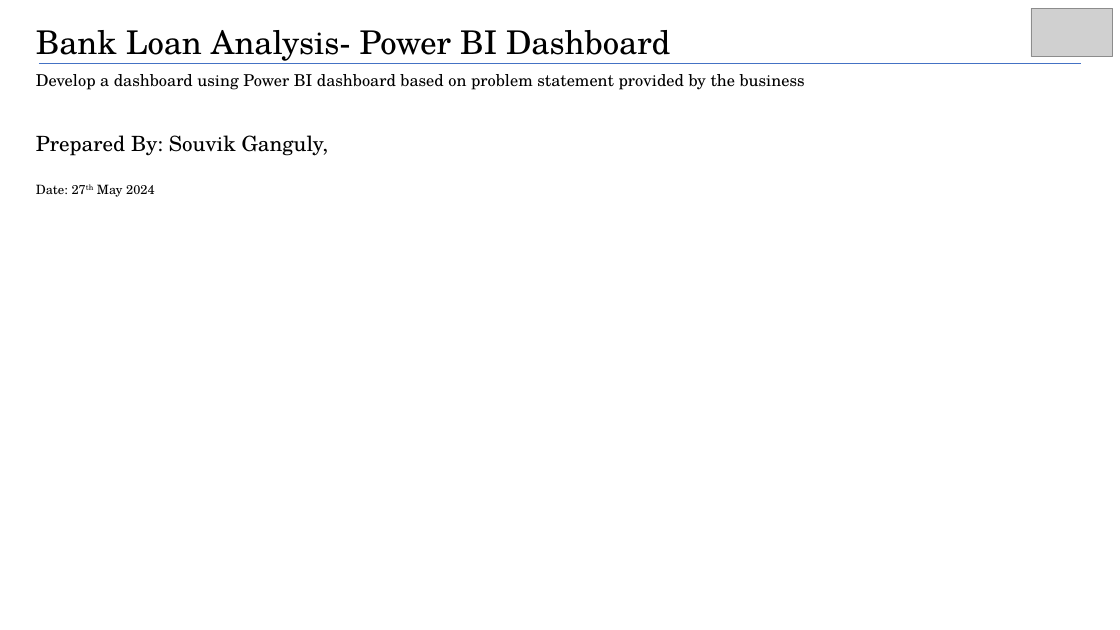
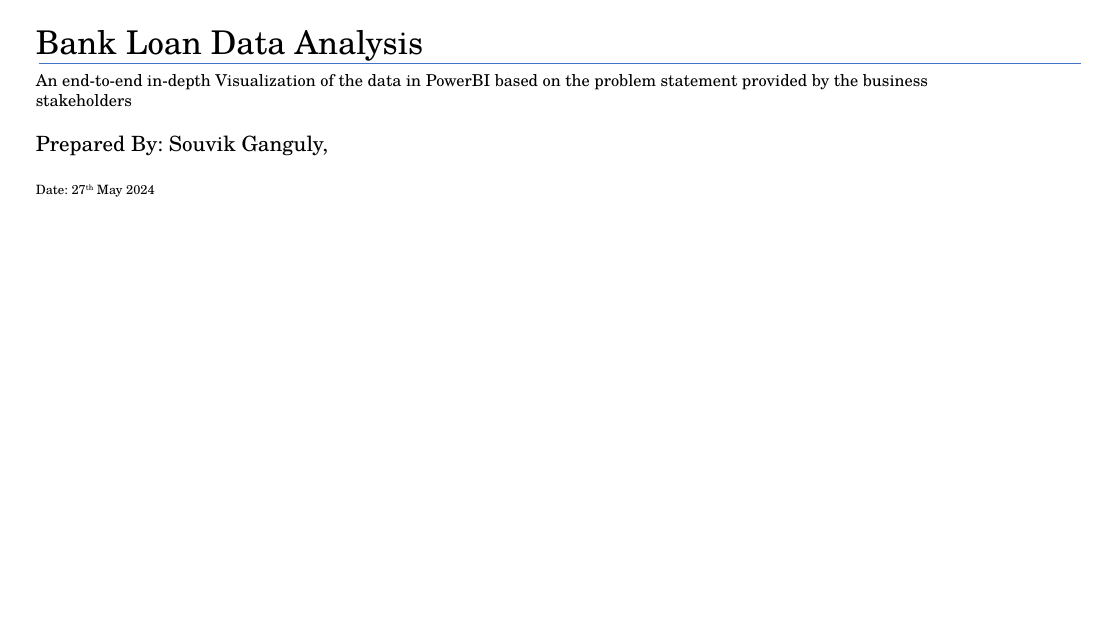
Before and after one commit to ds-souvik/Bank_Loan_Analysis_with_PowerBI_Dashboards, a slide deck: slide 1 of Loan Data Analysis and Dashboard Presentation.pptx. Drawn at 1120x630 pixels with LibreOffice and Linux fonts; fonts in the diff are those of the drawing; grey boxes stand for pictures; background and template pictures are left out. Boxes give left, top, right and bottom in pixels: in the first picture for what was removed or moved away, otherwise in the second. Text is boxed around its words. In the diff, an @@ line names an element or a change of style, - is before the commit and + after.

Commit message:
Completed the presentation

```diff
--- a/Loan Data Analysis and Dashboard Presentation.pptx
+++ b/Loan Data Analysis and Dashboard Presentation.pptx
@@ picture removed at <box>1031,8,1113,56</box> @@
@@ text at <box>36,30,424,64</box>: text changed @@
-Bank Loan Analysis- Power BI Dashboard
+Bank Loan Data Analysis
@@ text at <box>36,74,928,107</box>: text changed @@
-Develop a dashboard using Power BI dashboard based on problem statement provided by the business
+An end-to-end in-depth Visualization of the data in PowerBI based on the problem statement provided by the business stakeholders
```
Also in this commit, not shown: 5 other slides changed, 11 slides added, 18 slides removed, 1 other file.
